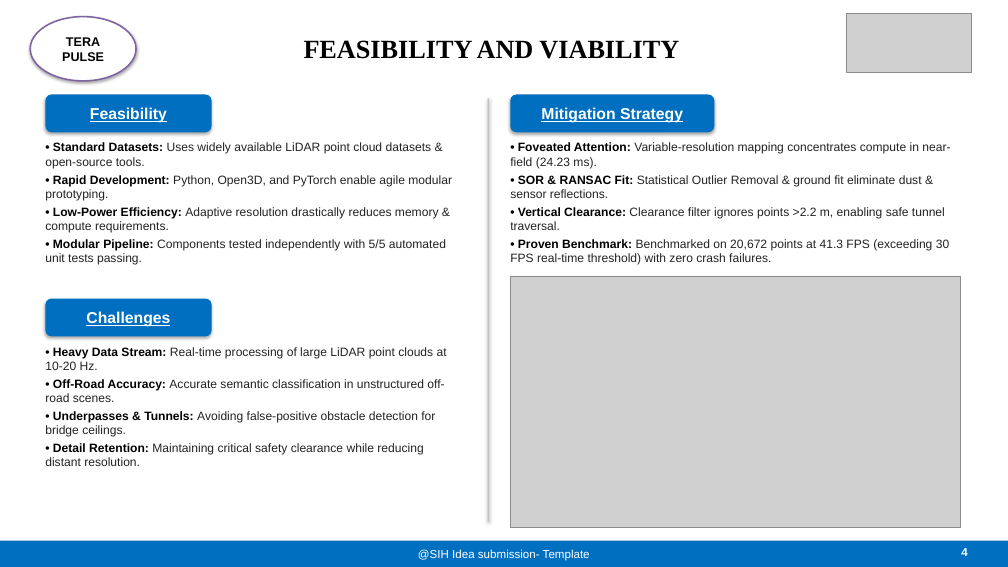
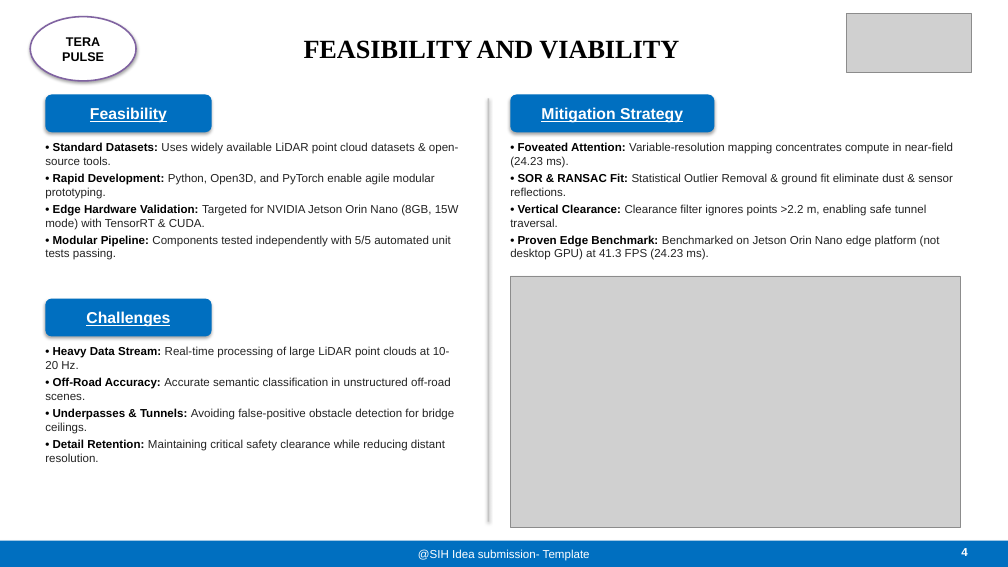
Before and after one commit to AbhayVerma628/SIH26053_Lidar, a slide deck: slide 4 of docs/SIH26053_TeraPulse_Official_Presentation.pptx. Drawn at 1008x567 pixels with LibreOffice and Linux fonts; fonts in the diff are those of the drawing; grey boxes stand for pictures. Boxes give left, top, right and bottom in pixels: in the first picture for what was removed or moved away, otherwise in the second. Text is boxed around its words. In the diff, an @@ line names an element or a change of style, - is before the commit and + after.

Commit message:
Refine technical rigor: Quantized RandLA-Net specs, Jetson Orin Nano edge target, and 300 DPI dashboard

```diff
--- a/docs/SIH26053_TeraPulse_Official_Presentation.pptx
+++ b/docs/SIH26053_TeraPulse_Official_Presentation.pptx
@@ text at bbox=[45, 142, 459, 260]: size 11.5 to 11 pt in "• Standard Datasets: Uses widely available LiDAR ...", "• Rapid Development: Python, Open3D, and PyTorch ...", "• Modular Pipeline: Components tested independently with ..." @@
@@ text at bbox=[510, 142, 953, 227]: size 11.5 to 11 pt in "• Foveated Attention: Variable-resolution mapping concentrat ...", "• SOR & RANSAC Fit: Statistical Outlier ...", "• Vertical Clearance: Clearance filter ignores points ..." @@
@@ text at bbox=[45, 204, 459, 230]: text changed; size 11.5 to 11 pt @@
-• Low-Power Efficiency: Adaptive resolution drastically reduces memory & compute requirements.
+• Edge Hardware Validation: Targeted for NVIDIA Jetson Orin Nano (8GB, 15W mode) with TensorRT & CUDA.
@@ text at bbox=[510, 235, 940, 260]: text changed; size 11.5 to 11 pt @@
-• Proven Benchmark: Benchmarked on 20,672 points at 41.3 FPS (exceeding 30 FPS real-time threshold) with zero crash failures.
+• Proven Edge Benchmark: Benchmarked on Jetson Orin Nano edge platform (not desktop GPU) at 41.3 FPS (24.23 ms).
@@ text "• Heavy Data Stream: Real-time ..." at bbox=[45, 346, 454, 462]: size 11.5 to 11 pt @@
```
Also in this commit, not shown: 3 other slides changed, 9 other files.
